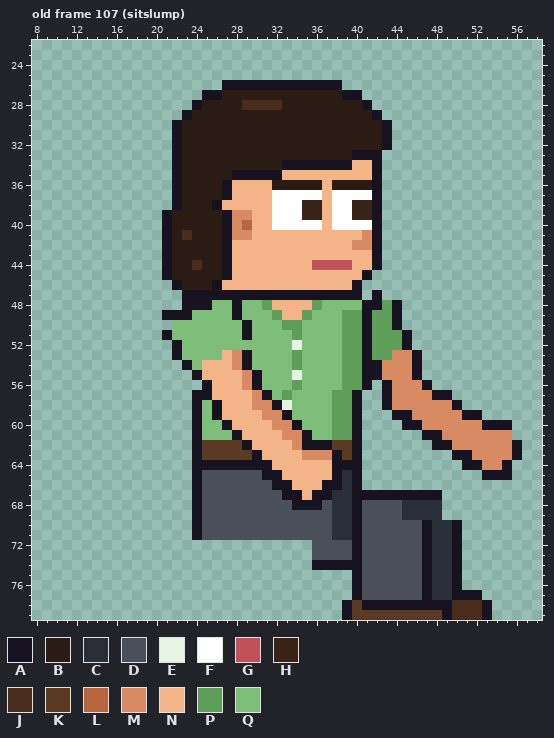
Two states of a pixel-art file, sprites/clients/client_vetrec_a_right_anim.aseprite. The picture above is the old version.
64x80 pixels, 129 frames. Colours within 5 levels of each other are drawn and written as one. Shown: old frame 107 (sitslump): x 8..58, y 22..79. The commit also changed other frames, which this record leaves out.
Visible layers, top first: "Arm Top", "Hair", "Face", "Watch", "Near Arm", "Collar", "Belt", "Shirt", "Body", "Back Arm", "Pants", "Shoes".
Palette (. is transparent): A #17121f  B #2a1c14  C #2a2e38  D #4a4f5a  E #e4f4e0  F #ffffff  G #c0505a  H #3a2418  J #4a2c1c  K #5a3a22  L #b8663f  M #d88a62  N #f3b488  P #5e9e5a  Q #7ebe7a
Pixels before, old frame 107 (sitslump) (only the part around the change), first column x 14:
40 .......ABBBBBAMLNNFFFFFNFFFFA................
41 .......ABJBBBAMMNNNNNNNNNNNMA................
42 .......ABBBBBANNNNNNNNNNNNMMA................
43 .......ABBBBBANNNNNNNNNNNNNNA................
44 .......ABBJBBANNNNNNNNGGGGNNA................
45 .......ABBBBBANNNNNNNNNNNNNA.................
46 ........ABBBANNNNNNNNNNNNNA..................
47 .........AAAAAAAAAAAAAAAAAA.A................
48 .........AAAQQAQQPNNNNPQQQQAAPA..............
49 .......AAAQQQQAQQQPNNPQQQPPAPPA..............
50 ........QQQQQQQAQQQPPQQQQPPAPPA..............
51 .......AQQQQQQQAQQQQPQQQQPPAPPPA.............
52 ........AQQQQQQQQQQQEQQQQPPAPPPA.............
53 ........AQQQQNMAQQQQPQQQQPPAPPMMA............
54 .........AQNNNMAQQQQPQQQQPPAAMMMA............
55 ..........ANNNNMAQQQEQQQQPPAAMMMA............
56 ...........ANNNMAQQQPQQQQPPA.AMMMA...........
57 ..........AANNNNMAQPQQQQPPA..AMMMMAA.........
58 ..........AQANNNMMAEQQQQPPA..AMMMMMMA........
59 ..........AQANNNNMMAQQQQPPA...AAMMMMMAA......
60 ..........AQQANNNNMMAQQQPPA....AAMMMMMMAAA...
61 ..........AQQQANNNNMMAQQPPA......AAMMMMMMM...
62 ..........AKKKKANNNNMAAAKKA.......AAMMMMMMA..
63 ..........AKKKKKANNNNMMMAKA.........AAMMMMA..
64 ..........AAAAAAAANNNNNNAAA..........AAMMA...
65 ..........ADDDDDDAANNNNNACA............AAA...
66 ..........ADDDDDDDAANNNAACA..................
67 ..........ADDDDDDDDAANAACCAAAAAAAAA..........
68 ..........ADDDDDDDDDAAADCCADDDDCCCC..........
69 ..........ADDDDDDDDDDDDDCCADDDDCCCC..........
70 ..........ADDDDDDDDDDDDDCCADDDDDDACCA........
71 ..........ADDDDDDDDDDDDDCCADDDDDDACCA........
72 ......................DDDDADDDDDDACCA........
73 ......................DDDDADDDDDDACCA........
74 ......................AAAAADDDDDDACCA........
75 ..........................ADDDDDDACCA........
76 ..........................ADDDDDDACCA........
77 ..........................ADDDDDDACCAAA......
78 .........................AKAAAAAAAAAJJJA.....
79 .........................AKKKKKKKKKAJJJA.....
New version:
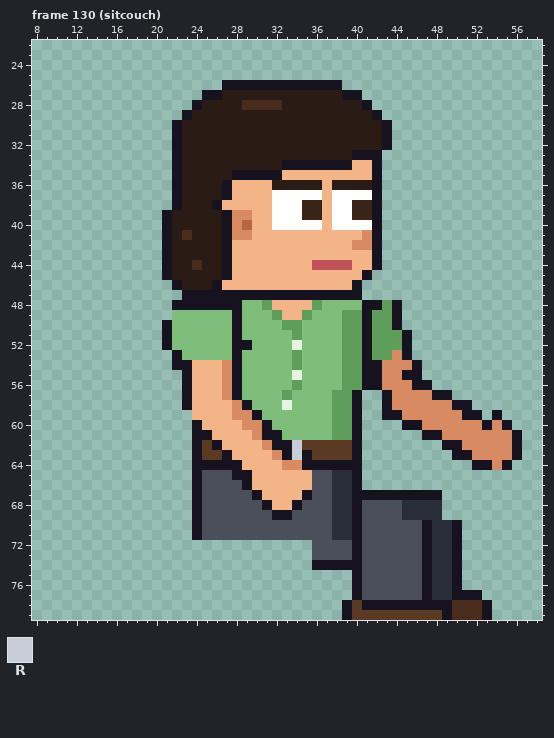
Colours new in this view: R #c8ccd8
A new or re-ordered frame is compared with the old frame closest to it.
Difference:
frames 129 -> 135
Changed rows in their new state; - is an unchanged pixel.
Frame 130 (sitcouch) is new; against old frame 107 (sitslump), layers "Near Arm", "Back Arm":
first column x 21:
47 ---------------------.--------------
48 -A---AA-----------------------------
49 .QQ---------------------------------
50 A------AQ---------------------------
51 -------AQ---------------------------
52 AQ-----AA---------------------------
53 ------QAQ---------------A.----------
54 -A-N--MAQ---------------------------
55 --AN--MAQQ--------------A-----------
56 --ANN-MAQQ-----------AM--A----------
57 --ANN-MAQQQ-------------------------
58 --ANNN-MAQQQ------------------A-----
59 ---NNN-MMAQQQ---------A-M--------A--
60 ----NNN-MMAQQQ-------------------M--
61 ----ANNN-MAAQQQ--------------------A
62 -----ANNN-MAARKKK----------.-A------
63 ------ANNN-MARAKKK------------------
64 --------NNN-MMAAA-------------.-A---
65 -------AANNN---DDC--------------...-
66 --------ANNNN--DDC------------------
67 ---------ANNNNADD-------------------
68 ----------ANN-DD--------------------
69 -----------AA-----------------------
Where, in picture pixels (left, top, right, bottom), the same in both pictures:
erased: (372, 290, 382, 300)
changed: (162, 300, 522, 520)
